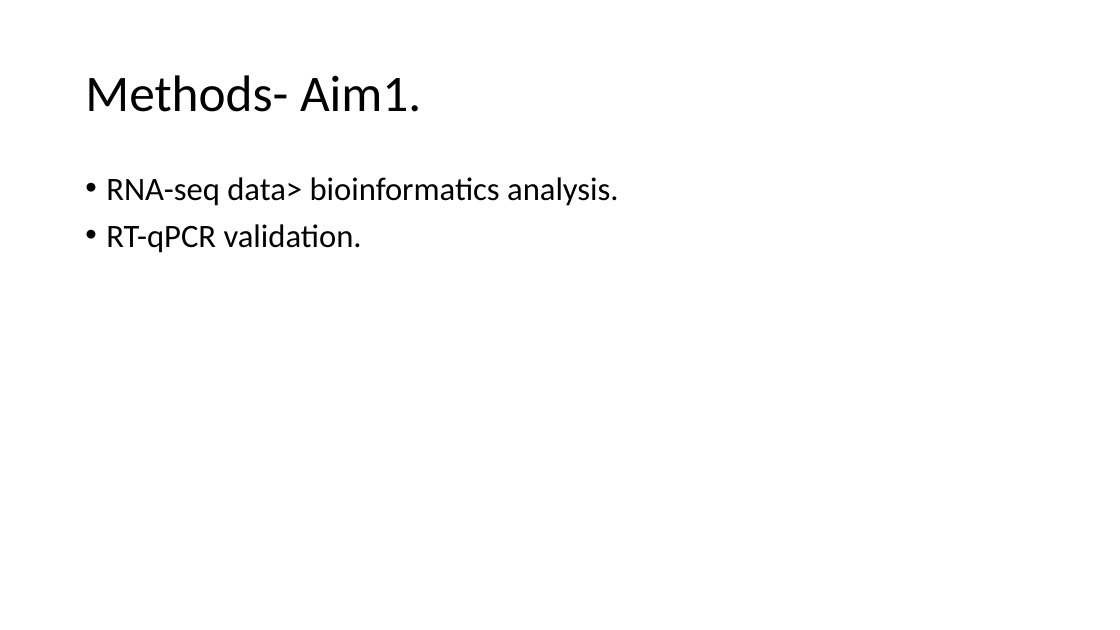
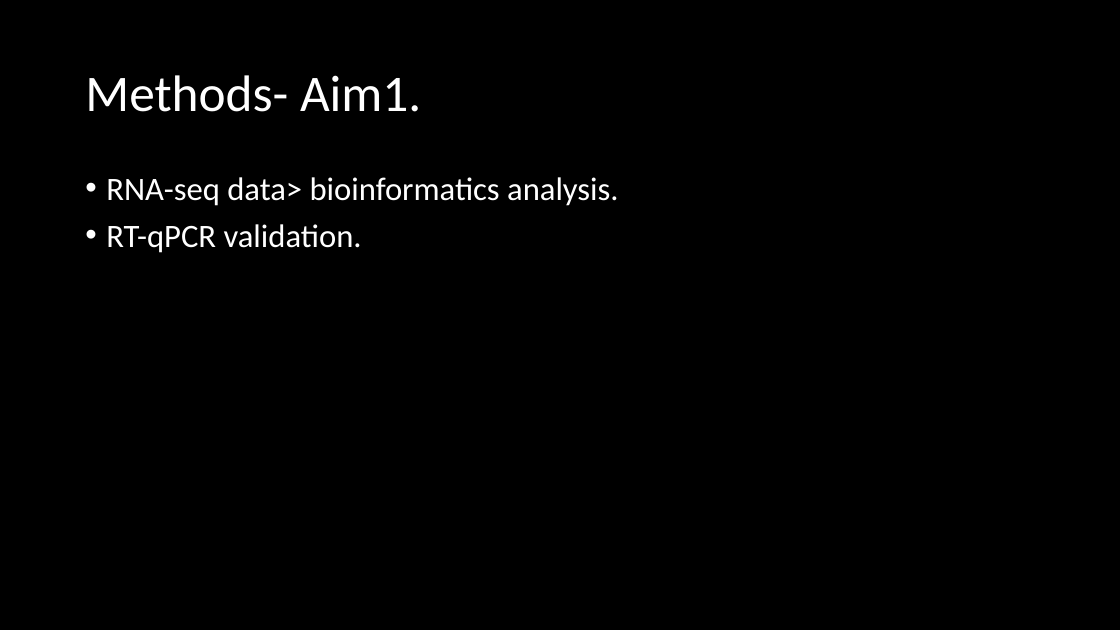
Before and after one commit to HarleyRobinson/Honours2, a slide deck: slide 13 of BackgroundInfo/Template for my presentation.pptx (slide 12 before the commit). Drawn at 1120x630 pixels with LibreOffice and Linux fonts; fonts in the diff are those of the drawing. Boxes give left, top, right and bottom in pixels: in the first picture for what was removed or moved away, otherwise in the second. Text is boxed around its words. In the diff, an @@ line names an element or a change of style, - is before the commit and + after.

Commit message:
11/2/16 background, info, qc for sub data

```diff
--- a/BackgroundInfo/Template for my presentation.pptx
+++ b/BackgroundInfo/Template for my presentation.pptx
@@ background #FFFFFF to #000000 @@
@@ title "Methods- Aim1." at <box>85,75,421,112</box>: text colour #000000 to #FFFFFF @@
@@ text "RNA-seq data> bioinformatics analysis." at <box>106,177,619,253</box>: text colour #000000 to #FFFFFF @@
```
Also in this commit, not shown: 17 other slides changed, 2 slides added, 1 slide removed, 19 other files.
